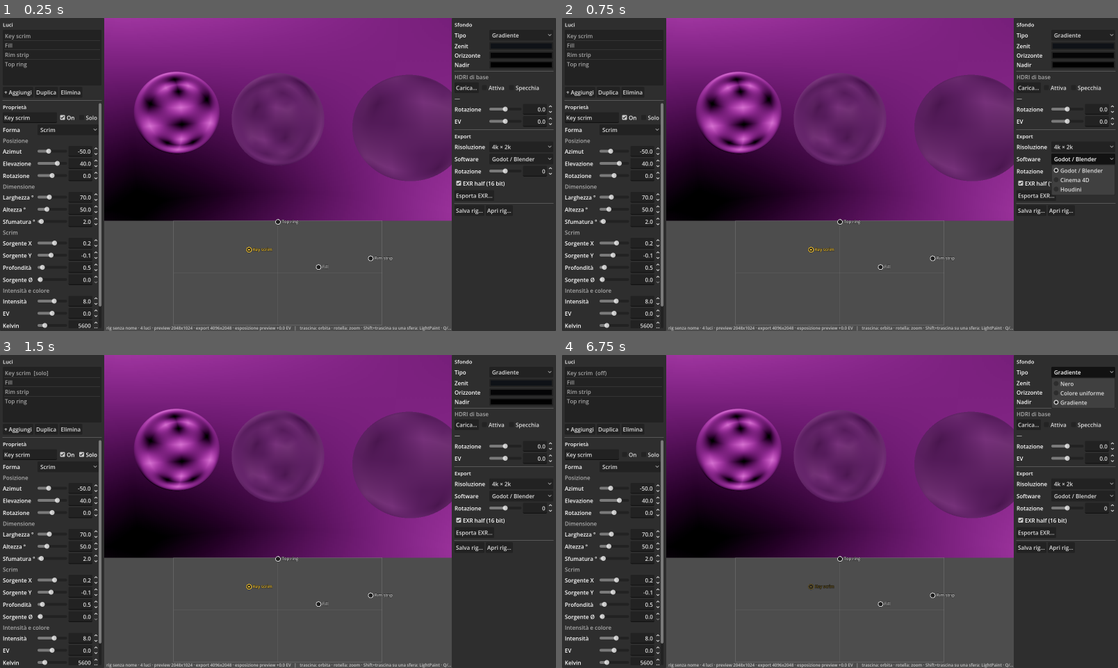
Above: before the commit, frames 1-4 (two rows, left to right).
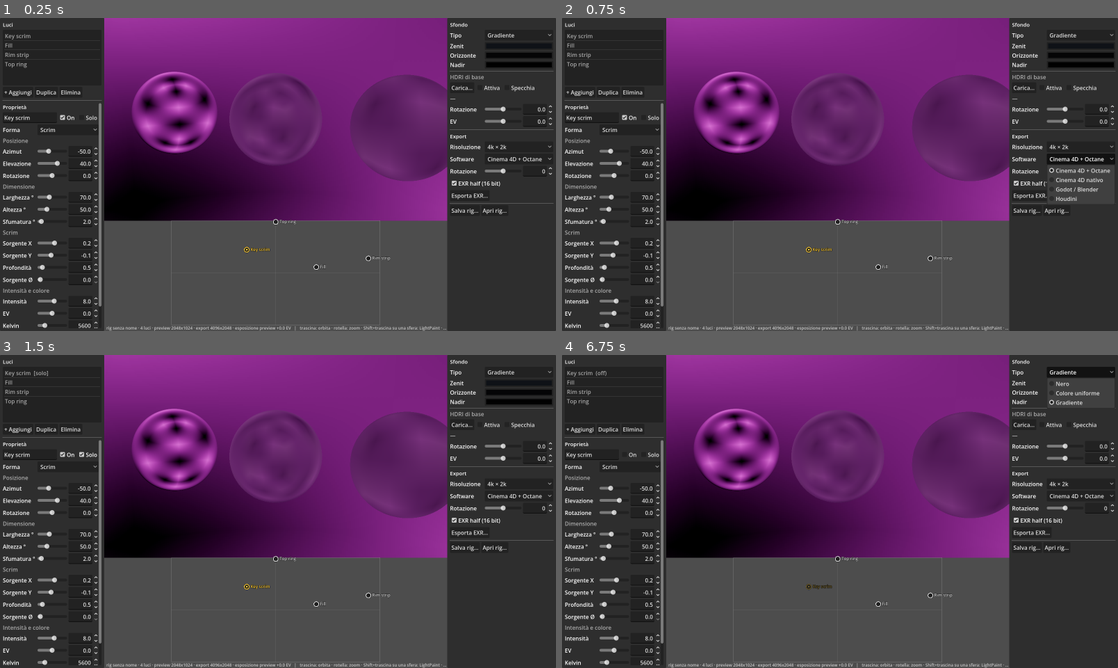
Above: after the commit, the same moments.

Repository: lignazio/hdri-studio
Game: Godot game, scene res://scenes/main.tscn
Two runs of this game, one before a commit and one after it. Both use one fixed random seed, a clock stepped at 60 frames per second and the inputs below.
Inputs (mouse positions are in pixels of both pictures, inside the frame that each line leads up to):
- Up to frame 1 (0.25 s): no input
- Up to frame 2 (0.75 s): click (1079, 158) at 0.5 s, where only the run after the commit has a clickable "Cinema 4D + Octane"
- Up to frame 3 (1.5 s): click "Solo" at 1.25 s
- Up to frame 4 (6.75 s): click "Solo" at 2 s; click "+ Aggiungi" at 2.75 s; click "Duplica" at 3.5 s; click "Elimina" at 4.25 s; click "On" at 5 s; click "Scrim" at 5.75 s; click "Gradiente" at 6.5 s

The runs differ from the first frame. In frame 1, 2.8% of the frame differs, in the area x 23-98%, y 0-100%; in frame 2, 3.0%, in the area x 23-100%, y 0-100%; in frame 3, 2.8%; in frame 4, 2.9%.
Error in both runs: Assertion failed: RenderingDevice non disponibile (headless?) (res://bake/baker.gd:30)

Commit message:
Export: preset separati per Octane (nessun flip, default) e C4D nativo (specchio)
Misurato con calibration.exr: in Octane il punto bianco sta a destra come nel
preview, in C4D nativo a sinistra.

Co-Authored-By: Claude Opus 5 <noreply@anthropic.com>

Diff:
--- a/hdri_studio/export/hdri_export.gd
+++ b/hdri_studio/export/hdri_export.gd
@@ -6,13 +6,18 @@
 
 ## Preset di orientamento per software. flip = specchio orizzontale; shift = rotazione in gradi
 ## applicata prima della scrittura (positiva = la scena ruota verso destra sulla mappa).
-## Blender: misurato (rotazione pura, nessun flip). Cinema 4D: il punto bianco di taratura appare a
-## sinistra del centro → specchio. Houdini: da misurare, per ora come Blender.
+## Misurati con out/calibration.exr (punto bianco ad az +25°, cioè a destra del centro nel preview):
+##  - Blender: rotazione pura, nessun flip.
+##  - Cinema 4D + Octane: punto bianco a destra → come il preview, nessun flip.
+##  - Cinema 4D nativo (Standard/Physical): punto bianco a sinistra → specchio.
+##  - Houdini: da misurare, per ora come Blender.
 const TARGETS := {
+	"Cinema 4D + Octane": {"flip": false, "shift": 0.0},
+	"Cinema 4D nativo": {"flip": true, "shift": 0.0},
 	"Godot / Blender": {"flip": false, "shift": 0.0},
-	"Cinema 4D": {"flip": true, "shift": 0.0},
 	"Houdini": {"flip": false, "shift": 0.0},
 }
+const DEFAULT_TARGET := "Cinema 4D + Octane"
 
 
 ## Applica il preset (specchio + rotazione) e restituisce una nuova immagine.
--- a/hdri_studio/tools/ui_smoke.gd
+++ b/hdri_studio/tools/ui_smoke.gd
@@ -87,9 +87,9 @@
 
 	# export con preset C4D (flip) a 2k
 	main.export_panel._res.selected = 0
-	main.export_panel._target.selected = 1
+	main.export_panel._target.selected = HdriExport.TARGETS.keys().find("Cinema 4D nativo")
 	var t0 := Time.get_ticks_msec()
-	ok = ok and _check(main.export_to("res://out/smoke_export.exr") == OK, "export EXR C4D 2k (%d ms)" % (Time.get_ticks_msec() - t0))
+	ok = ok and _check(main.export_to("res://out/smoke_export.exr") == OK, "export EXR C4D nativo 2k (%d ms)" % (Time.get_ticks_msec() - t0))
 	await process_frame
 	await process_frame
 	ok = ok and _check(main.tex_rd.texture_rd_rid.is_valid(), "texture di preview riagganciata")
@@ -100,7 +100,7 @@
 	var uv := MapView.light_uv(l0)
 	var pr := exp.get_pixel(int((1.0 - uv.x) * exp.get_width()), int(uv.y * exp.get_height()))
 	var pl := exp.get_pixel(int(uv.x * exp.get_width()), int(uv.y * exp.get_height()))
-	ok = ok and _check(pr.r > 1.0 and pl.r < 1.0, "flip C4D: luce a u=%.2f nel file (%.2f vs %.2f)" % [1.0 - uv.x, pr.r, pl.r])
+	ok = ok and _check(pr.r > 1.0 and pl.r < 1.0, "flip C4D nativo: luce a u=%.2f nel file (%.2f vs %.2f)" % [1.0 - uv.x, pr.r, pl.r])
 
 	print("[smoke] %s" % ("TUTTO OK" if ok else "FALLITO"))
 	quit(0 if ok else 1)
--- a/hdri_studio/ui/export_panel.gd
+++ b/hdri_studio/ui/export_panel.gd
@@ -25,6 +25,7 @@
 	_res = _option("Risoluzione", ["2k × 1k", "4k × 2k", "8k × 4k"])
 	_res.item_selected.connect(func(i: int) -> void: resolution_changed.emit(RESOLUTIONS[i]))
 	_target = _option("Software", HdriExport.TARGETS.keys())
+	_target.selected = HdriExport.TARGETS.keys().find(HdriExport.DEFAULT_TARGET)
 	_shift = ParamRow.new("Rotazione", -180.0, 180.0, 1.0)
 	add_child(_shift)
 	_half = CheckBox.new()
Not shown, changed: PIANO.md
